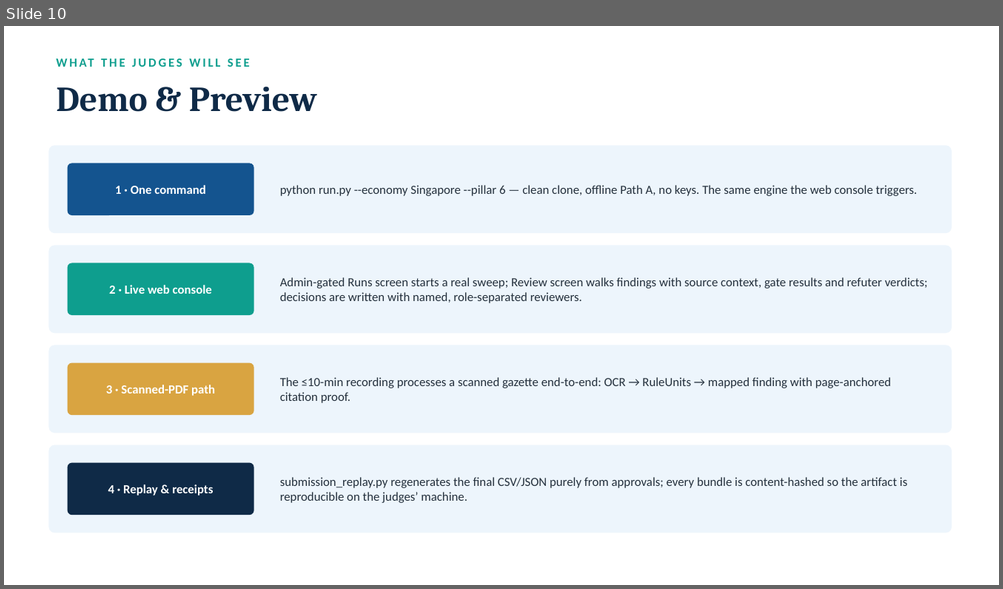
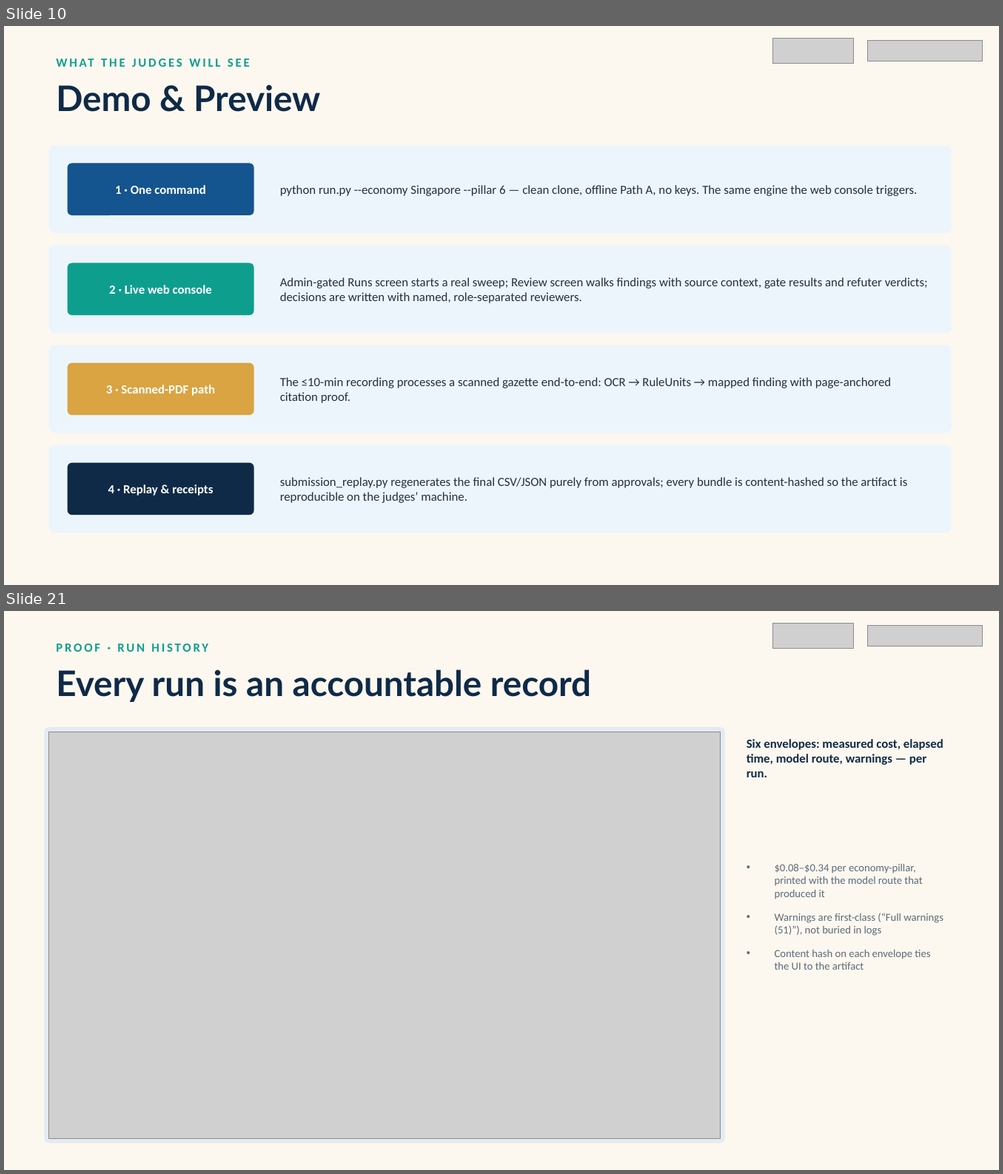
Before and after one commit to nafew0/ClauseChain, a slide deck: ClauseChain_Pitch_Deck.pptx. Shown one above the other, each under a label of ours: slide 10 before the commit, slides 10 and 21 after it; the slides between them are not shown. The pictures are 1003x589 and 1003x1174 pixels, drawn with LibreOffice and Linux fonts; fonts in the diff are those of the drawing; grey boxes stand for pictures; background and template pictures are left out. Boxes give left, top, right and bottom in pixels: in the first picture for what was removed or moved away, otherwise in the second. Text is boxed around its words. In the diff, an @@ line names an element or a change of style, - is before the commit and + after.

```diff
--- a/ClauseChain_Pitch_Deck.pptx
+++ b/ClauseChain_Pitch_Deck.pptx
@@ slide 21 added at (4, 611, 999, 1170), background #FCF8EF @@
@@ picture added at (772, 623, 854, 648) @@
@@ picture added at (868, 625, 983, 646) @@
@@ text added at (56, 644, 208, 652), 12 pt, text #0E9E8E, bold @@
+PROOF · RUN HISTORY
@@ text added at (56, 669, 591, 702), 34 pt, text #0F2A47, bold @@
+Every run is an accountable record
@@ rounded rectangle added at (44, 727, 725, 1144), fill #E3EBF3 @@
@@ picture added at (48, 732, 720, 1139) @@
@@ text added at (746, 739, 943, 777), 12 pt, text #0F2A47, bold @@
+Six envelopes: measured cost, elapsed time, model route, warnings — per run.
@@ text added at (774, 864, 943, 970), 10.5 pt, text #5C6B7A @@
+• $0.08–$0.34 per economy-pillar, printed with the model route that produced it
+• Warnings are first-class (“Full warnings (51)”), not buried in logs
+• Content hash on each envelope ties the UI to the artifact
@@ slide 10 changed as well @@
@@ background #FFFFFF to #FCF8EF @@
@@ picture added at (772, 38, 854, 63) @@
@@ picture added at (868, 40, 983, 61) @@
@@ text "Demo & Preview" at (56, 84, 320, 112): font Cambria to Lato @@
```
Also in this commit, not shown: 14 other slides changed, 13 other slides added, 2 slides removed.
